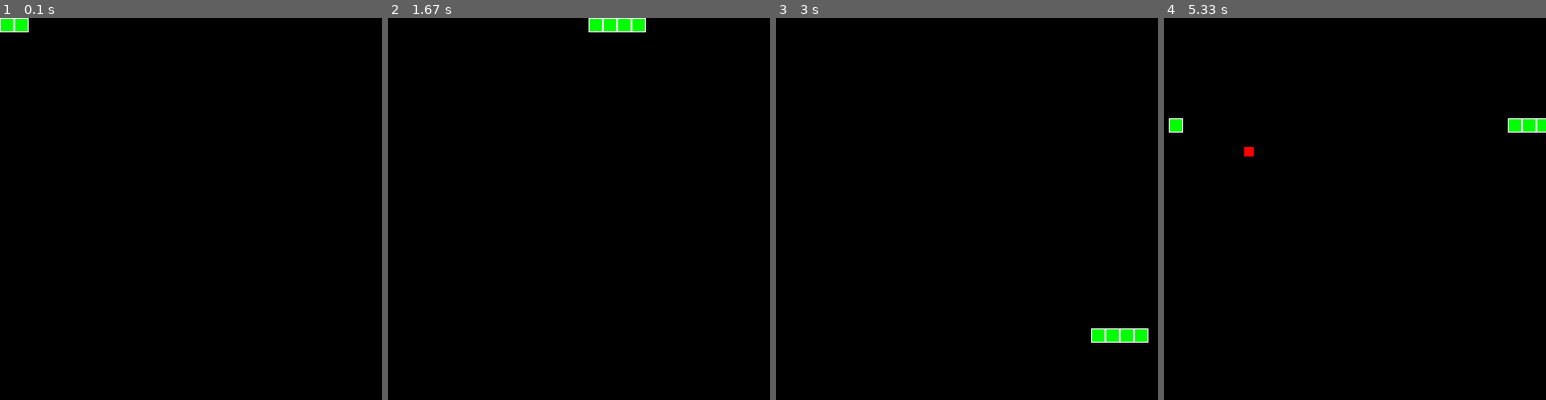
Above: before the commit, frames 1-4 (left to right).
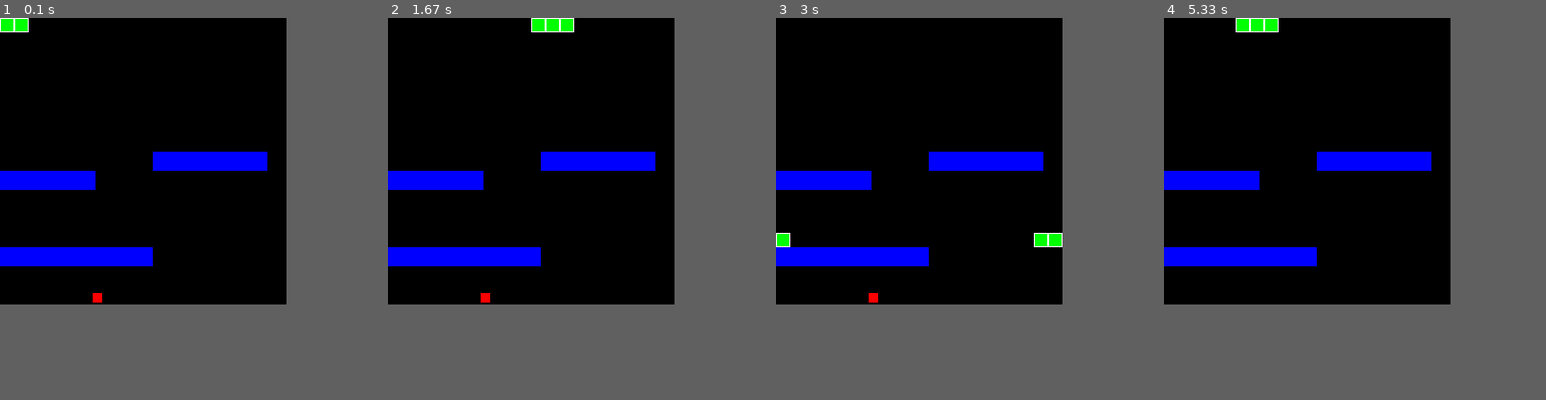
Above: after the commit, the same moments.

Repository: HTMLProgrammer2001/pyGame
Game: pygame game, started from Snake/main.py
Two runs of this game, one before a commit and one after it. Both use one fixed random seed, a clock stepped at 60 frames per second and the inputs below.
Inputs:
- Up to frame 1 (0.1 s): no input
- Up to frame 2 (1.67 s): hold Esc 0.33-0.8 s; hold Right 0.33-0.8 s; hold Esc 0.83-1.3 s; hold Right 0.83-1.3 s
- Up to frame 3 (3 s): hold Up 1.83-2.3 s; hold Right 2.33-2.8 s; hold Left from 2.83 s (still down)
- Up to frame 4 (5.33 s): release Left at 3.37 s; hold Down 3.4-3.7 s; hold Esc 4.57-5.2 s; hold Right 4.57-5.2 s
In our replay, the window is 400x400 before the commit and 300x300 after it. These sizes can differ from the game's own. Grey fills any space a smaller window leaves; there, only what the larger window draws over its background counts as a difference.

The runs differ from the first frame. In frame 1, 4.8% of the frame differs, in the area x 0-70%, y 35-75%; in frame 2, 5.8%, in the area x 0-70%, y 0-75%; in frame 3, 5.8%; in frame 4, 5.8%.

Commit message:
Snake with level

Diff:
--- a/Snake/Classes/Apple.py
+++ b/Snake/Classes/Apple.py
@@ -10,7 +10,9 @@
 			'y': y
 		}
 
-		self.size = 10
+		self.size = APPLE_SIZE
+
+		self.rect = pygame.Rect(self.pos['x'], self.pos['y'], self.size, self.size)
 
 	def draw(self, sc):
-		pygame.draw.rect(sc, APPLE_COLOR, pygame.Rect(self.pos['x'], self.pos['y'], self.size, self.size))
+		pygame.draw.rect(sc, APPLE_COLOR, self.rect)
--- a/Snake/Classes/Board.py
+++ /dev/null
@@ -1,28 +0,0 @@
-import pygame
-from pygame.locals import *
-
-from globals import *
-
-class Board:
-	def __init__(self, snake):
-		self.board_surf = pygame.Surface((W, H))
-		self.board_rect = self.board_surf.get_rect(center = (W//2, H//2))
-
-		self.snake = snake
-		self.apples = []
-
-	def draw(self, sc):
-		self.board_surf.fill(BG)
-
-		self.snake.draw(self.board_surf)
-
-		for apple in self.apples:
-			apple.draw(self.board_surf)
-
-		sc.blit(self.board_surf, self.board_rect)
-
-	def update(self):
-		self.snake.update()
-
-	def addApple(self, apple):
-		self.apples.append(apple)
--- /dev/null
+++ b/Snake/Classes/Game.py
@@ -0,0 +1,88 @@
+import pygame
+from pygame.locals import *
+from random import randint
+
+from Classes.Level import Level
+from Classes.Snake import Snake
+from Classes.Apple import Apple
+from globals import *
+
+class Game:
+	def __init__(self, level = 1):
+		#game elements
+		self.snake = Snake()
+		self.level = Level(level)
+		self.setApple()
+
+		#player loose
+		self.isFail = False
+
+		#pause
+		self.isPause = False
+
+	def changePause(self):
+		self.isPause = not self.isPause
+
+	def setApple(self):
+		self.apple = Apple(randint(APPLE_SIZE, W - APPLE_SIZE), randint(APPLE_SIZE, H - APPLE_SIZE))
+
+	def loose(self):
+		self.isFail = True
+
+	def restart(self):
+		#clear variables
+		self.isFail = False
+		self.isPause = False
+
+		#first level
+		self.level = Level(1)
+
+		#restart game elements
+		self.snake = Snake()
+		self.setApple()
+
+	def changeStatus(self):
+		if(self.isFail):
+			self.restart()
+		else:
+			self.changePause()
+
+
+
+	def update(self):
+		if(not self.isFail and not self.isPause):
+			self.snake.update()
+
+			#check if snake collidarate with apple
+			if(self.snake.rect.colliderect(self.apple.rect)):
+				self.setApple()
+				self.snake.addBody()
+
+			self.isFail = self.snake.checkCollision() or bool(pygame.sprite.spritecollideany(self.snake, self.level.group))
+
+
+	def draw(self, sc):
+		if(not self.isFail and not self.isPause):
+			self.snake.draw(sc)
+
+			if(self.apple):
+				self.apple.draw(sc)
+
+			self.level.draw(sc)
+
+
+		elif(self.isFail):
+			self.drawMessage(sc, 'You loose')
+
+
+		else:
+			self.drawMessage(sc, 'Pause')
+
+
+	def drawMessage(self, sc, msg):
+		font = pygame.font.SysFont('Arial', 36);
+		font_surf = font.render(msg, 1, (TEXT_COLOR))
+		font_rect = font_surf.get_rect(center = (W//2, H//2))
+
+		sc.blit(font_surf, font_rect)
+		pygame.display.update()
--- /dev/null
+++ b/Snake/Classes/Level.py
@@ -0,0 +1,43 @@
+import pygame
+from pygame.locals import *
+from os import listdir
+from os.path import join, isfile
+from random import randint
+
+from globals import *
+from Classes.Apple import Apple
+from Classes.LevelBlock import LevelBlock
+
+class Level:
+	def __init__(self, level):
+		self.level = level
+
+		self.group = pygame.sprite.Group()
+
+		blocks = self.loadBlocks(level)
+		self.levelBlocks = self.convertToBlocks(blocks)
+
+	def draw(self, sc):
+		self.group.draw(sc)
+
+
+	def loadBlocks(self, level):
+		fileName = join(LEVELS_DIR, str(level) + '.txt')
+
+		result = []
+
+		if(isfile(fileName)):
+			for line in open(fileName, 'r'):
+				result.append([int(elem) for elem in line.strip()])
+
+		return result
+
+	def convertToBlocks(self, blocks):
+		levelBlocks = []
+
+		for y in range(0, len(blocks) - 1):
+			for x in range(0, len(blocks) - 1):
+				if(blocks[y][x]):
+					levelBlocks.append(LevelBlock(x * BLOCK_SIZE, y * BLOCK_SIZE, self.group))
+
+		return levelBlocks
--- /dev/null
+++ b/Snake/Classes/LevelBlock.py
@@ -0,0 +1,12 @@
+import pygame
+from globals import *
+
+class LevelBlock(pygame.sprite.Sprite):
+	def __init__(self, x, y, group):
+		pygame.sprite.Sprite.__init__(self)
+		self.image = pygame.Surface((BLOCK_SIZE, BLOCK_SIZE))
+		self.image.fill(BLOCK_COLOR)
+
+		self.rect = self.image.get_rect(topleft=(x, y))
+
+		self.add(group)
--- a/Snake/Classes/Snake.py
+++ b/Snake/Classes/Snake.py
@@ -3,14 +3,16 @@
 
 from globals import *
 
-class Snake:
+class Snake(pygame.sprite.Sprite):
 	def __init__(self, x = 0, y = 0):
+		pygame.sprite.Sprite.__init__(self)
+
 		self.head = {
 			'x': x,
 			'y': y
 		}
-
 		self.size = 15
+		self.rect = pygame.Rect(self.head['x'], self.head['y'], self.size, self.size)
 
 		self.body = [self.head]
 
@@ -19,9 +21,18 @@
 			'y': 0
 		}
 
+		#set initial body size
 		self.addBody()
 		self.addBody()
-		self.addBody()
+
+	def checkCollision(self):
+		for elem in self.body[1::]:
+			elemRect = pygame.Rect(elem['x'], elem['y'], self.size, self.size)
+
+			if(self.rect.colliderect(elemRect)):
+				return True
+
+		return False
 
 	def update(self):
 		newHead = {
@@ -34,26 +45,40 @@
 
 
 		self.head = newHead
+		self.rect = pygame.Rect(newHead['x'], newHead['y'], self.size, self.size)
 
 		self.body = [newHead] + self.body[:-1:]
 
 	def draw(self, sc):
 		for elem in self.body:
+			#draw rect
 			pygame.draw.rect(sc, SNAKE_COLOR, pygame.Rect(elem['x'], elem['y'], self.size, self.size))
+			#draw stroke of rect
 			pygame.draw.rect(sc, BORDER_COLOR, pygame.Rect(elem['x'], elem['y'], self.size, self.size), 1)
 
 	def addBody(self):
 		last = self.body[-1::][0]
 
-		newBody = {
-			'x': last['x'] - self.size,
-			'y': last['y']
-		}
+		if(len(self.body) == 1):
+			#if we have only body
+			last = self.body[-1::][0]
+
+			newBody = {
+				'x': last['x'] - self.size,
+				'y': last['y']
+			}
+		else:
+			last = self.body[-2::]
+
+			newBody = {
+				'x': last[1]['x'] + last[1]['x'] - last[0]['x'],
+				'y': last[1]['y'] + last[1]['y'] - last[0]['y']
+			}
 
 		self.body.append(newBody)
 
 	def changeDir(self, x, y):
 		self.delta = {
-			'x': x,
-			'y': y
+			'x': self.delta['x'] if self.delta['x'] == -x else x,
+			'y': self.delta['y'] if self.delta['y'] == -y else y
 		}
--- a/Snake/globals.py
+++ b/Snake/globals.py
@@ -1,11 +1,18 @@
 FPS = 10
 
-W = 400
-H = 400
+W = 300
+H = 300
 
 BG = (0, 0, 0)
+TEXT_COLOR = (255, 255, 255)
 APPLE_COLOR = (255, 0, 0)
 SNAKE_COLOR = (0, 255, 0)
 BORDER_COLOR = (255, 255, 255)
+BLOCK_COLOR = (0, 0, 255)
 
 EVENT_APPLE_ADD = 1
+
+BLOCK_SIZE = 20
+APPLE_SIZE = 10
+
+LEVELS_DIR = './levels/'
--- /dev/null
+++ b/Snake/levels/1.txt
@@ -0,0 +1,15 @@
+000000000000000
+000000000000000
+000000000000000
+000000000000000
+000000000000000
+000000000000000
+000000000000000
+000000001111111
+111110000000000
+000000000000000
+000000000000000
+000000000000000
+11111111000000
+000000000000000
+000000000000000
--- a/Snake/main.py
+++ b/Snake/main.py
@@ -1,51 +1,49 @@
 import pygame
 from pygame.locals import *
-from random import randint
 
 from globals import *
-from Classes.Board import Board
-from Classes.Snake import Snake
-from Classes.Apple import Apple
+from Classes.Game import Game
 
 pygame.init()
 
 #variables
 sc = pygame.display.set_mode((W, H))
-snake = Snake()
-board = Board(snake)
 clock = pygame.time.Clock()
+game = Game()
 
 
 pygame.display.set_caption('Snake')
 
-pygame.time.set_timer(EVENT_APPLE_ADD, 5000)
-
 
 while 1:
-	board.update()
-	board.draw(sc)
+	events = pygame.event.get()
+
+	sc.fill(BG)
+
+	game.update()
+	game.draw(sc)
 
 	pygame.display.update()
 
-	events = pygame.event.get()
 	for event in events:
 		if(event.type == QUIT):
 			exit()
 
 		if(event.type == KEYDOWN):
 			if(event.key == K_DOWN):
-				snake.changeDir(0, 1)
+				game.snake.changeDir(0, 1)
 
 			if(event.key == K_UP):
-				snake.changeDir(0, -1)
+				game.snake.changeDir(0, -1)
 
 			if(event.key == K_LEFT):
-				snake.changeDir(-1, 0)
+				game.snake.changeDir(-1, 0)
 
 			if(event.key == K_RIGHT):
-				snake.changeDir(1, 0)
+				game.snake.changeDir(1, 0)
 
-		if(event.type == EVENT_APPLE_ADD):
-			board.addApple(Apple(randint(0, W), randint(0, H)))
+			if(event.key == K_ESCAPE):
+				game.changeStatus()
+
 
 	clock.tick(FPS)
